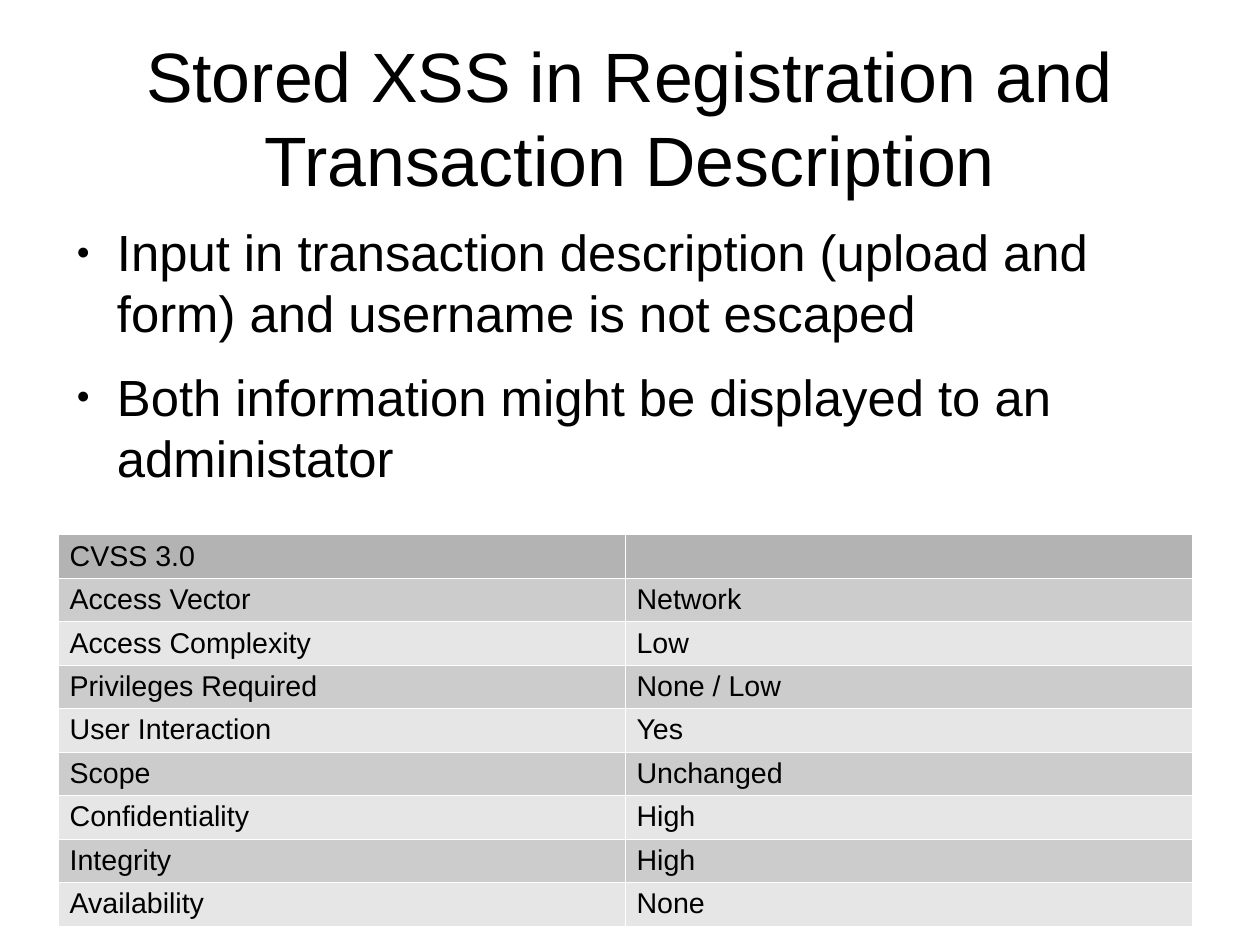
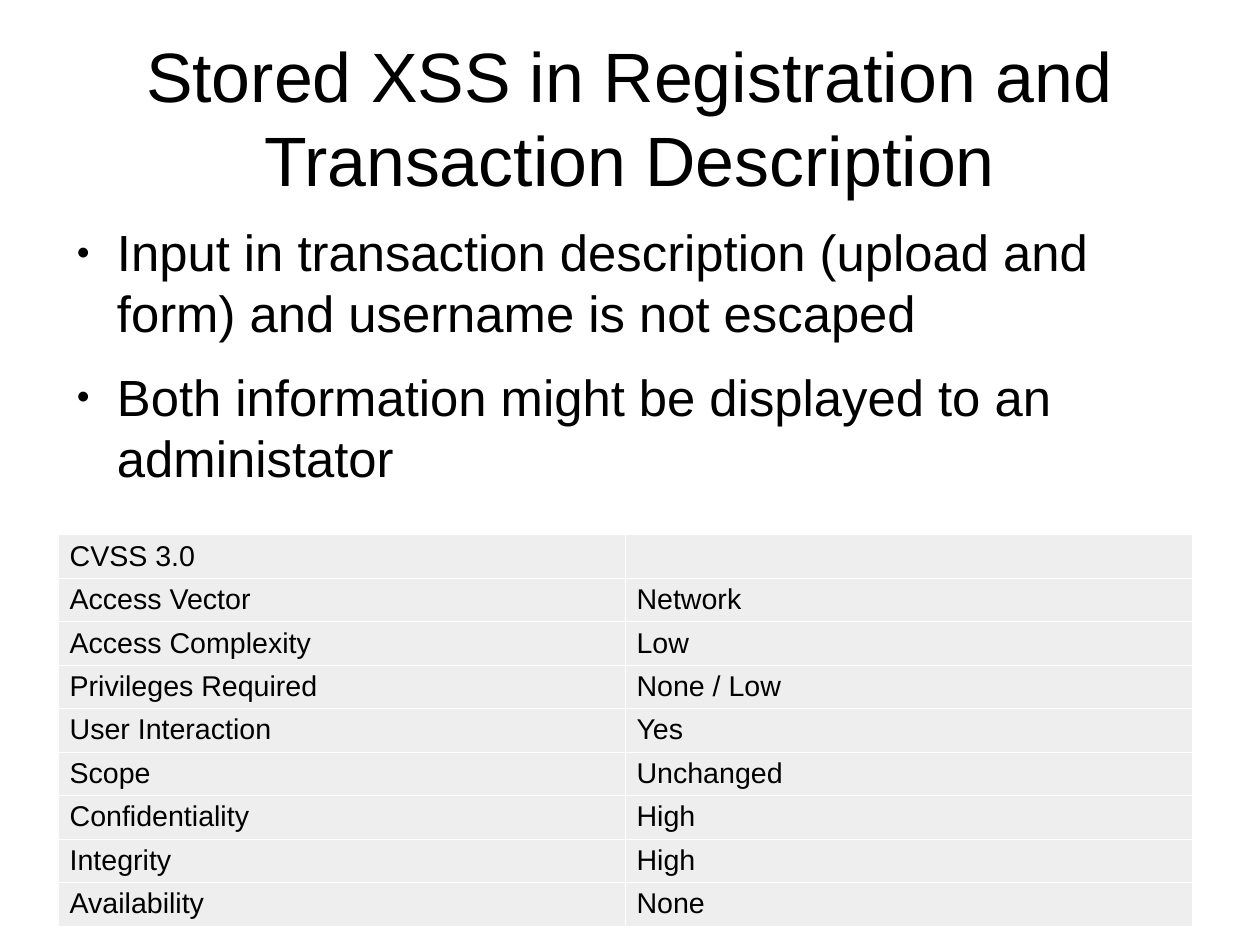
Before and after one commit to snawalgaria/SecureCoding, a slide deck: slide 3 of phase2/presentation.odp. Drawn at 1260x945 pixels with LibreOffice and Linux fonts; fonts in the diff are those of the drawing. Boxes give left, top, right and bottom in pixels: in the first picture for what was removed or moved away, otherwise in the second. Text is boxed around its words. In the diff, an @@ line names an element or a change of style, - is before the commit and + after.

Commit message:
Presentation: Make table background lighter

```diff
--- a/phase2/presentation.odp
+++ b/phase2/presentation.odp
@@ table at bbox=[58, 535, 1193, 928] @@
@@ fill #B3B3B3 to #EEEEEE in row 1 @@
@@ fill #CCCCCC to #EEEEEE in 8 cells @@
@@ fill #E6E6E6 to #EEEEEE in 8 cells @@
```
Also in this commit, not shown: 2 other slides changed, 2 slides added.
